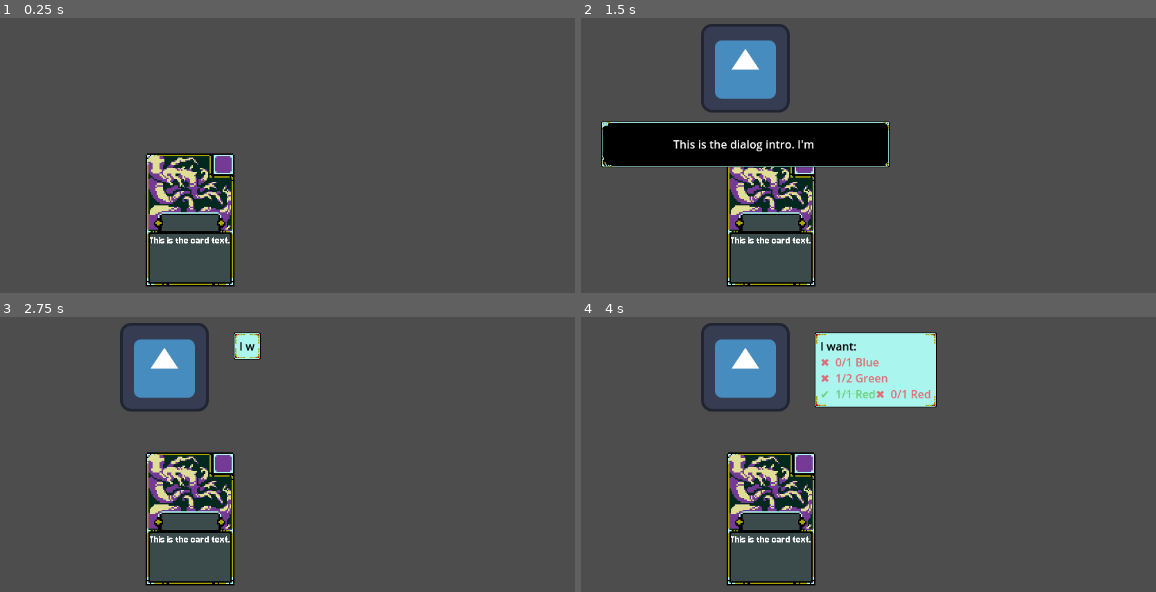
Above: before the commit, frames 1-4 (two rows, left to right).
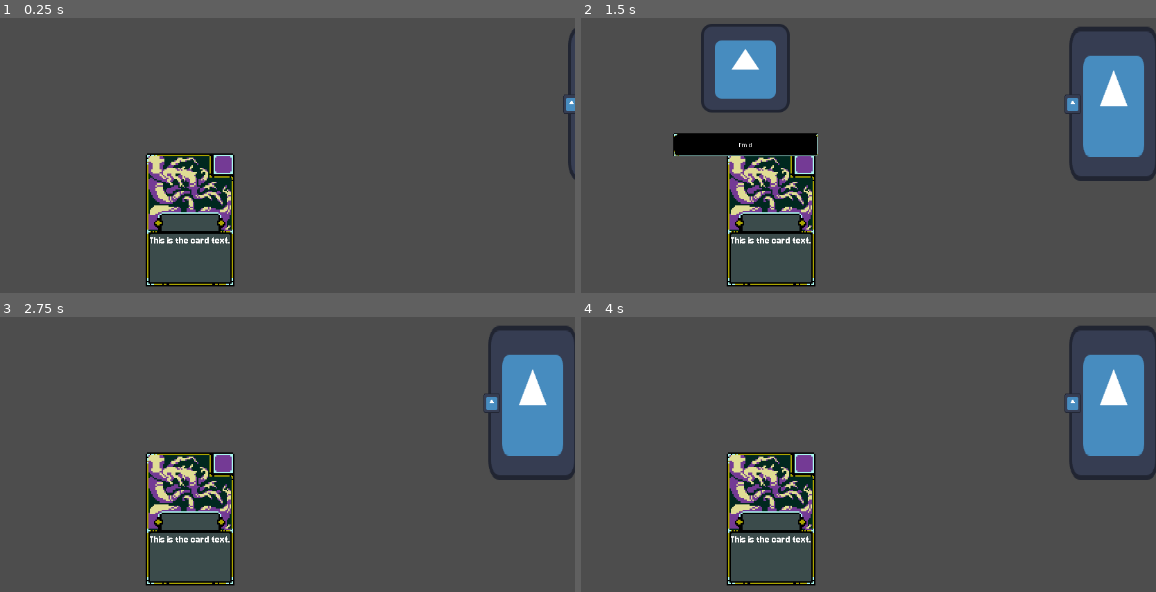
Above: after the commit, the same moments.

Repository: uGustaHd/CafeGJProject
Game: Godot game, scene res://Scenes/main.tscn
Two runs of this game, one before a commit and one after it. Both use one fixed random seed, a clock stepped at 60 frames per second and the inputs below. The engine's default icon, where the game draws it, is replaced by a stand-in: a white triangle on a blue panel in a dark square.
Inputs (mouse positions are in pixels of both pictures, inside the frame that each line leads up to):
- Up to frame 1 (0.25 s): no input
- Up to frame 2 (1.5 s): click (1150, 103) at 0.52 s; click (1110, 106) at 1.27 s
- Up to frame 3 (2.75 s): tap Enter (ui_accept) at 2, 2.27 s; hold Right (ui_right) from 2.03 s (still down)
- Up to frame 4 (4 s): release Right (ui_right) at 2.78 s; hold Down (ui_down) 2.78-3.53 s; tap Enter (ui_accept) at 3.02, 3.5 s; hold Right (ui_right) from 3.53 s (still down)

The runs differ from the first frame. In frame 1, 0.4% of the frame differs, in the area x 97-100%, y 3-59%; in frame 2, 12%; in frame 3, 8.3%; in frame 4, 14%, in the area x 20-100%, y 2-60%.
Error after the commit: Invalid call. Nonexistent function 'die' in base 'Nil'. (res://Scripts/Customers/customer_manager.gd:35)

Commit message:
Kill customer button added

Diff:
--- a/Scenes/main.tscn
+++ b/Scenes/main.tscn
@@ -6,6 +6,8 @@
 [ext_resource type="Script" uid="uid://ciewvhcpryhfs" path="res://Scripts/Cards/card_manager.gd" id="4_jjvhh"]
 [ext_resource type="Script" uid="uid://cilybldurbx2h" path="res://card system/misc/potion_holder.gd" id="5_kry3j"]
 [ext_resource type="PackedScene" uid="uid://dpq273vjk1ck" path="res://card system/card_generic.tscn" id="6_21xkr"]
+[ext_resource type="Texture2D" uid="uid://nu30movbqld2" path="res://icon.svg" id="7_6bp64"]
+[ext_resource type="Script" uid="uid://s6dr7vh7p3y4" path="res://Scenes/slide_kill_panel.gd" id="8_344ge"]
 
 [node name="Main" type="Node2D"]
 script = ExtResource("1_8gbba")
@@ -25,3 +27,54 @@
 
 [node name="CardGeneric" parent="CardManager" instance=ExtResource("6_21xkr")]
 position = Vector2(533, 435)
+
+[node name="UIControl" type="Control" parent="."]
+layout_mode = 3
+anchors_preset = 0
+offset_right = 40.0
+offset_bottom = 40.0
+
+[node name="SlideKillPanel" type="TextureRect" parent="UIControl"]
+layout_mode = 1
+anchors_preset = -1
+anchor_left = 28.55
+anchor_top = 6.3
+anchor_right = 31.75
+anchor_bottom = 11.875
+grow_horizontal = 2
+grow_vertical = 2
+texture = ExtResource("7_6bp64")
+script = ExtResource("8_344ge")
+metadata/_edit_use_anchors_ = true
+
+[node name="ArrowButton" type="TextureButton" parent="UIControl/SlideKillPanel"]
+layout_mode = 1
+anchors_preset = 4
+anchor_top = 0.5
+anchor_bottom = 0.5
+offset_left = -7.0
+offset_top = -13.5
+offset_right = 17.0
+offset_bottom = 14.5
+grow_vertical = 2
+focus_mode = 0
+texture_normal = ExtResource("7_6bp64")
+ignore_texture_size = true
+stretch_mode = 0
+
+[node name="KillButton" type="TextureButton" parent="UIControl/SlideKillPanel"]
+layout_mode = 1
+anchors_preset = 8
+anchor_left = 0.5
+anchor_top = 0.5
+anchor_right = 0.5
+anchor_bottom = 0.5
+offset_left = -47.0
+offset_top = -101.5
+offset_right = 44.0
+offset_bottom = 109.5
+grow_horizontal = 2
+grow_vertical = 2
+
+[connection signal="pressed" from="UIControl/SlideKillPanel/ArrowButton" to="UIControl/SlideKillPanel" method="_on_arrow_button_pressed"]
+[connection signal="pressed" from="UIControl/SlideKillPanel/KillButton" to="CustomerManager" method="_on_kill_button_pressed"]
--- /dev/null
+++ b/Scenes/slide_kill_panel.gd
@@ -0,0 +1,12 @@
+extends TextureRect
+
+var pos_open := Vector2(1027, 252)
+var pos_closed := Vector2(1142, 252)
+
+func _on_arrow_button_pressed() -> void:
+
+	var tween = get_tree().create_tween()
+	if position == pos_open:
+		tween.tween_property(self, "position", pos_closed, 0.5).set_trans(Tween.TRANS_BACK)
+	else:
+		tween.tween_property(self, "position", pos_open, 0.5).set_trans(Tween.TRANS_BACK)
--- a/Scripts/Customers/Customer.gd
+++ b/Scripts/Customers/Customer.gd
@@ -34,10 +34,17 @@
 	potion_holder.potion_progress_changed.connect(_on_potion_changed)
 
 	await get_tree().process_frame
+
 	var dialog = DialogManager.start_dialog(customer_data.dialog_intro, global_position + dialog_offset)
 	await dialog.dialog_finished
 	request_box.visible = true
 	show_request(Potion.new())
+
+
+func _on_intro_finished():
+	request_box.visible = true
+	show_request(Potion.new())
+
 
 #Signal
 func _on_potion_delivered(potion : Potion) -> void:
@@ -70,6 +77,17 @@
 	Global.joy += customer_data.joy_on_fail
 	Global.anguish += customer_data.anguish_on_fail
 	var dialog = DialogManager.start_dialog(customer_data.dialog_fail, global_position + dialog_offset)
+	request_box.visible = false
+	dialog.dialog_finished.connect(Callable(self, "_on_dialog_finished"))
+
+var is_dying := false
+func die():
+	if is_dying:
+		return
+	is_dying = true
+	Global.joy += customer_data.joy_on_kill
+	Global.anguish += customer_data.anguish_on_kill
+	var dialog = DialogManager.start_dialog(customer_data.dialog_kill, global_position + dialog_offset)
 	request_box.visible = false
 	dialog.dialog_finished.connect(Callable(self, "_on_dialog_finished"))
 
--- a/Scripts/Customers/customer_manager.gd
+++ b/Scripts/Customers/customer_manager.gd
@@ -28,3 +28,8 @@
 	#New npc spawn delay
 	await get_tree().create_timer(spawn_delay).timeout
 	spawn_customer()
+
+
+func _on_kill_button_pressed() -> void:
+	if current_customer == null : pass
+	current_customer.die()
--- a/Scripts/Textbox/dialog_box.gd
+++ b/Scripts/Textbox/dialog_box.gd
@@ -35,7 +35,7 @@
 		await get_tree().create_timer(typing_speed).timeout
 
 	is_typing = false
-	get_tree().paused = true
+	#get_tree().paused = true
 
 func _close_dialog():
 	is_typing = true
Not shown: 1 places in Scenes/main.tscn that only renumber resources
Not shown, added: Scenes/slide_kill_panel.gd.uid
